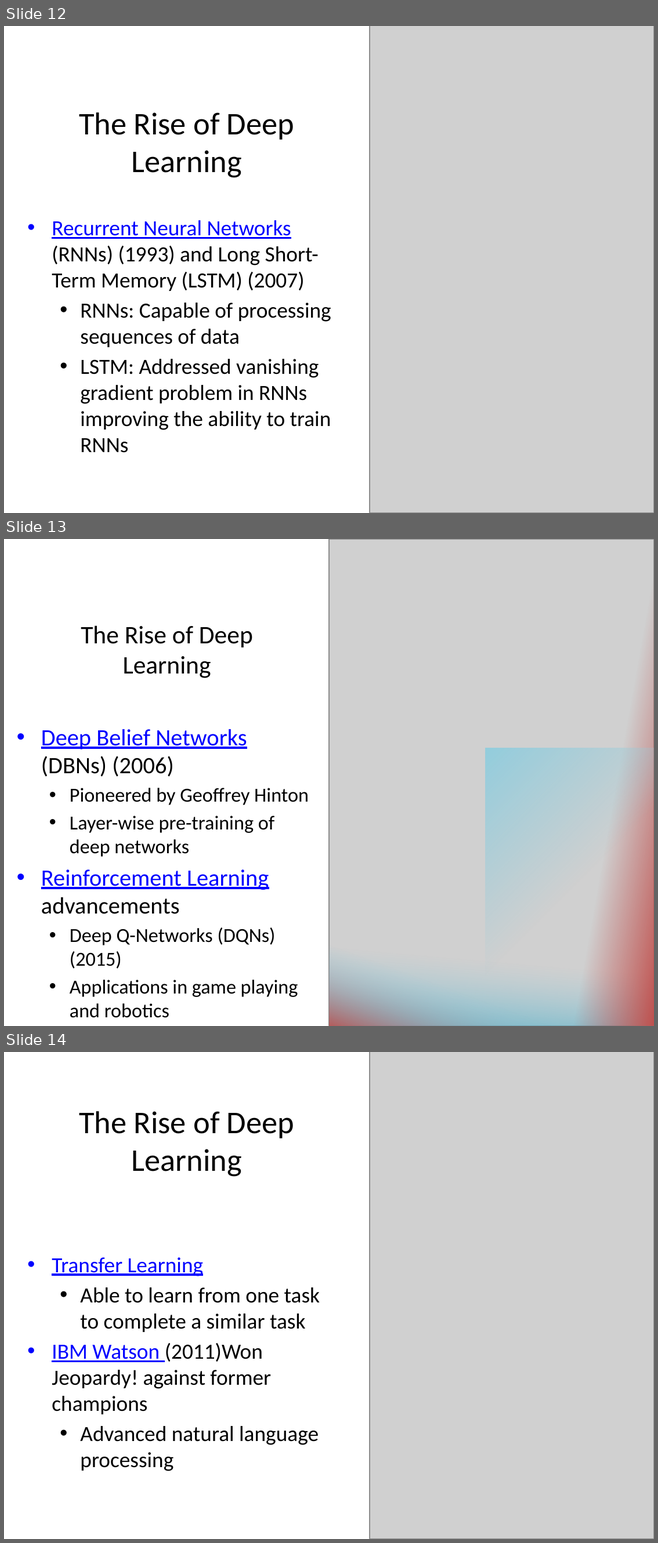
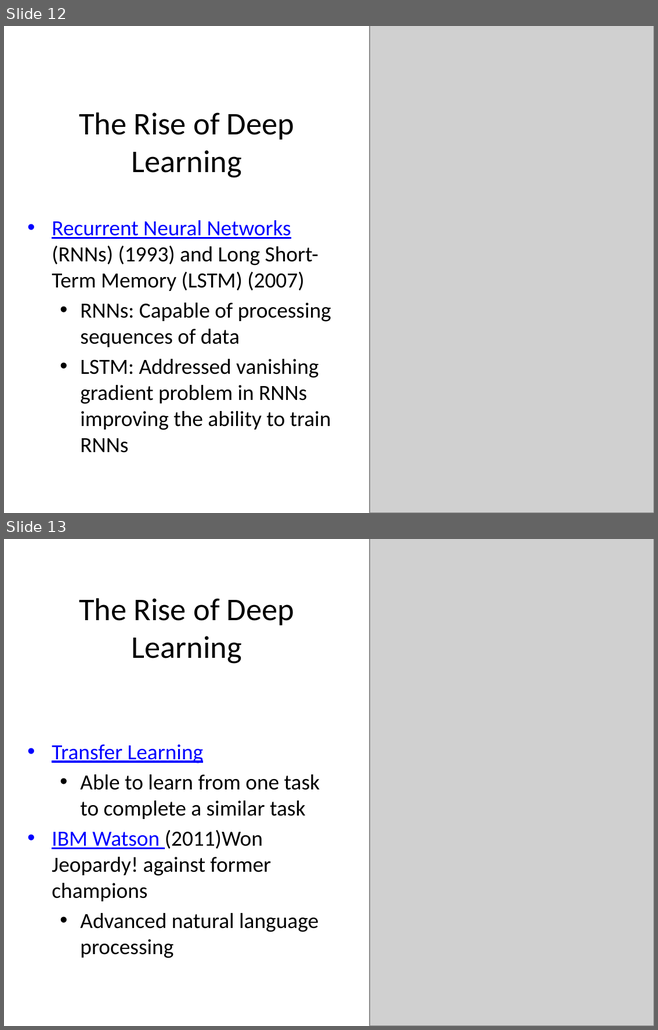
Before and after one commit to Chelsea-Myers/AIE_Presentations, a slide deck: AI Learning Systems.pptx. Shown one above the other, each under a label of ours: slides 12, 13 and 14 before the commit, slides 12 and 13 after it. The pictures are 658x1543 and 658x1030 pixels, drawn with LibreOffice and Linux fonts; fonts in the diff are those of the drawing; grey boxes stand for pictures. Boxes give left, top, right and bottom in pixels: in the first picture for what was removed or moved away, otherwise in the second. Text is boxed around its words. In the diff, an @@ line names an element or a change of style, - is before the commit and + after.

```diff
--- a/AI Learning Systems.pptx
+++ b/AI Learning Systems.pptx
@@ slide 13 removed at [4, 539, 654, 1026], background #FFFFFF @@
@@ picture removed at [329, 539, 654, 1026] @@
@@ rectangle removed at [538, 539, 654, 1026] @@
@@ title removed at [81, 625, 253, 678] @@
-The Rise of Deep Learning
@@ text removed at [41, 729, 308, 1018] @@
-• Deep Belief Networks (DBNs) (2006)
-  • Pioneered by Geoffrey Hinton
-  • Layer-wise pre-training of deep networks
-• Reinforcement Learning advancements
-  • Deep Q-Networks (DQNs) (2015)
-  • Applications in game playing and robotics
@@ rectangle removed at [485, 748, 653, 1026] @@
@@ rectangle removed at [329, 916, 654, 1026] @@
@@ rectangle removed at [329, 930, 654, 1026] @@
@@ what was slide 14 is now slide 13 @@
```
Also in this commit, not shown: 1 other file.
